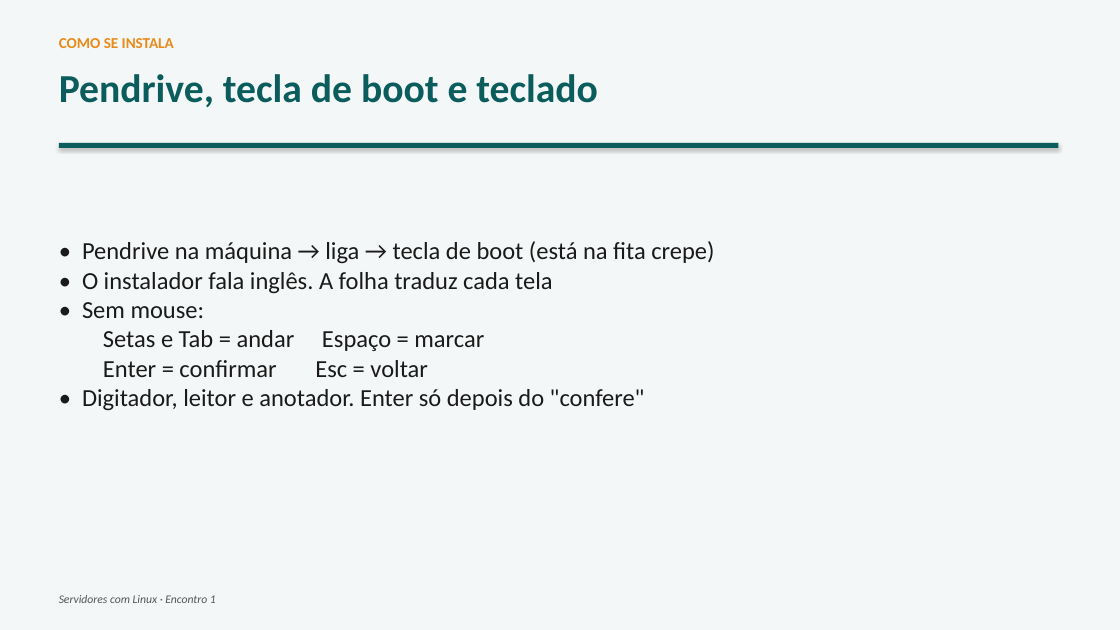
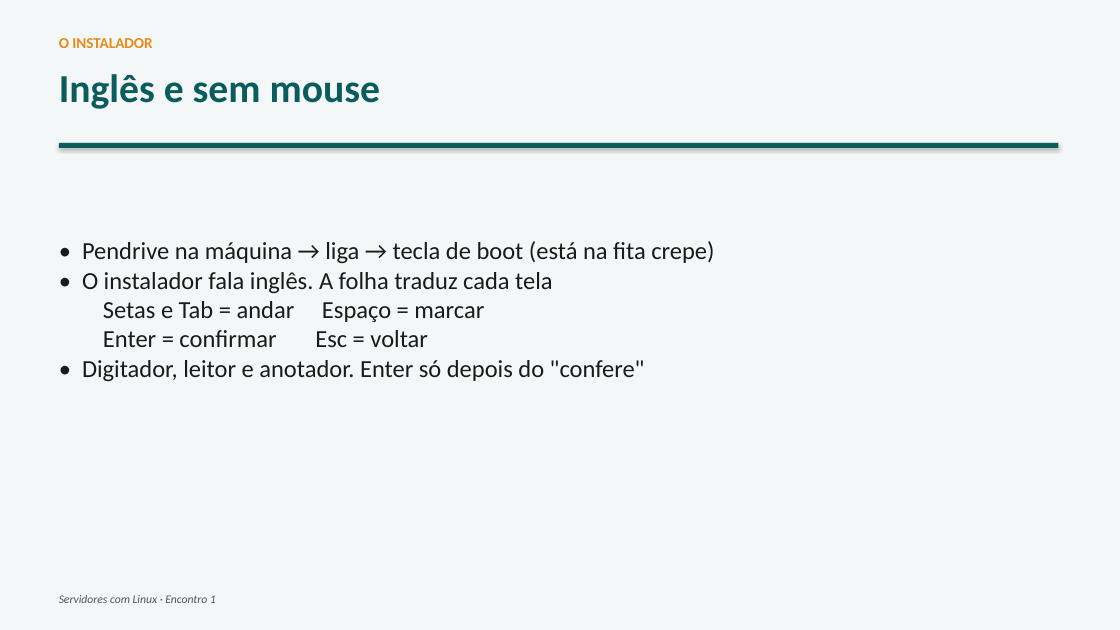
Before and after one commit to joninedel-prog/gerador_contratos, a slide deck: slide 20 of Aula - Servidores 1 - Instalando o Ubuntu e o primeiro site.pptx (slide 7 before the commit). Drawn at 1120x630 pixels with LibreOffice and Linux fonts; fonts in the diff are those of the drawing. Boxes give left, top, right and bottom in pixels: in the first picture for what was removed or moved away, otherwise in the second. Text is boxed around its words. In the diff, an @@ line names an element or a change of style, - is before the commit and + after.

```diff
--- a/Aula - Servidores 1 - Instalando o Ubuntu e o primeiro site.pptx
+++ b/Aula - Servidores 1 - Instalando o Ubuntu e o primeiro site.pptx
@@ text at [59,38,152,48]: text changed @@
-COMO SE INSTALA
+O INSTALADOR
@@ text at [59,74,381,109]: text changed @@
-Pendrive, tecla de boot e teclado
+Inglês e sem mouse
@@ text at [82,302,205,318]: paragraph removed @@
-• Sem mouse:
```
Also in this commit, not shown: 14 other slides changed, 13 slides added, 1 slide removed, 4 other files.
